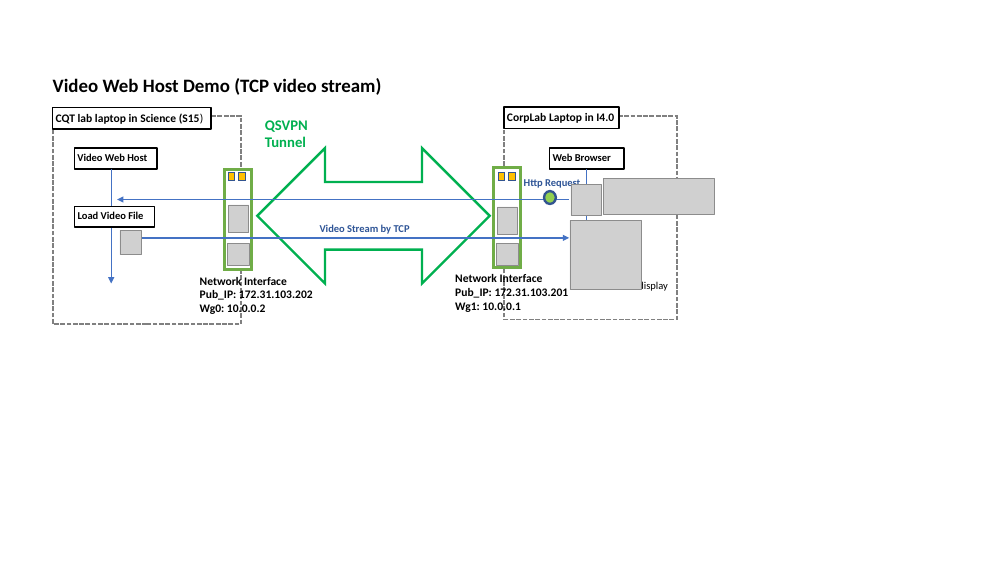
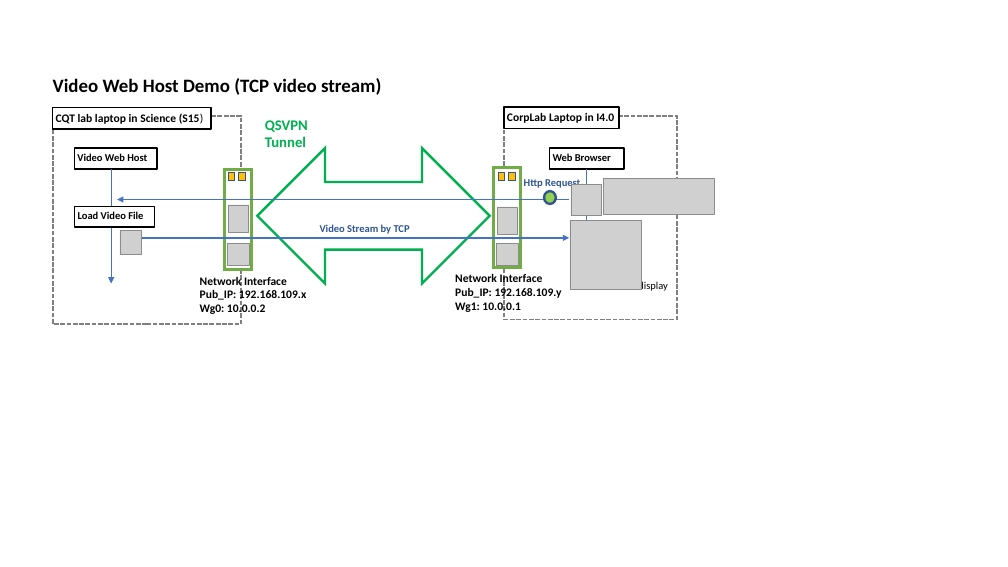
Before and after one commit to LiuYuancheng/VideoTestPrograms, a slide deck: slide 1 of videoSrc/videoDiagram.pptx. Drawn at 1008x567 pixels with LibreOffice and Linux fonts; fonts in the diff are those of the drawing; grey boxes stand for pictures. Boxes give left, top, right and bottom in pixels: in the first picture for what was removed or moved away, otherwise in the second. Text is boxed around its words. In the diff, an @@ line names an element or a change of style, - is before the commit and + after.

```diff
--- a/videoSrc/videoDiagram.pptx
+++ b/videoSrc/videoDiagram.pptx
@@ text at bbox=[200, 289, 306, 302]: text changed @@
-Pub_IP: 172.31.103.202
+Pub_IP: 192.168.109.x
@@ text at bbox=[455, 287, 562, 299]: text changed @@
-Pub_IP: 172.31.103.201
+Pub_IP: 192.168.109.y
```
Also in this commit, not shown: 1 other slide changed, 1 other file.
